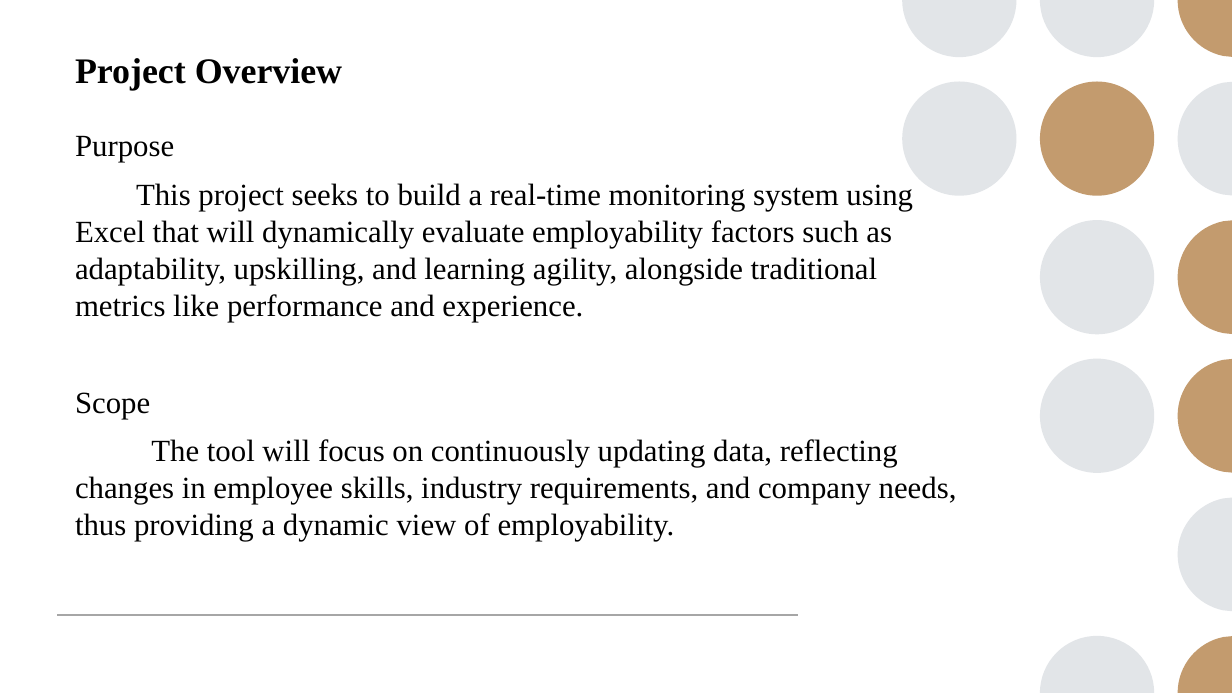
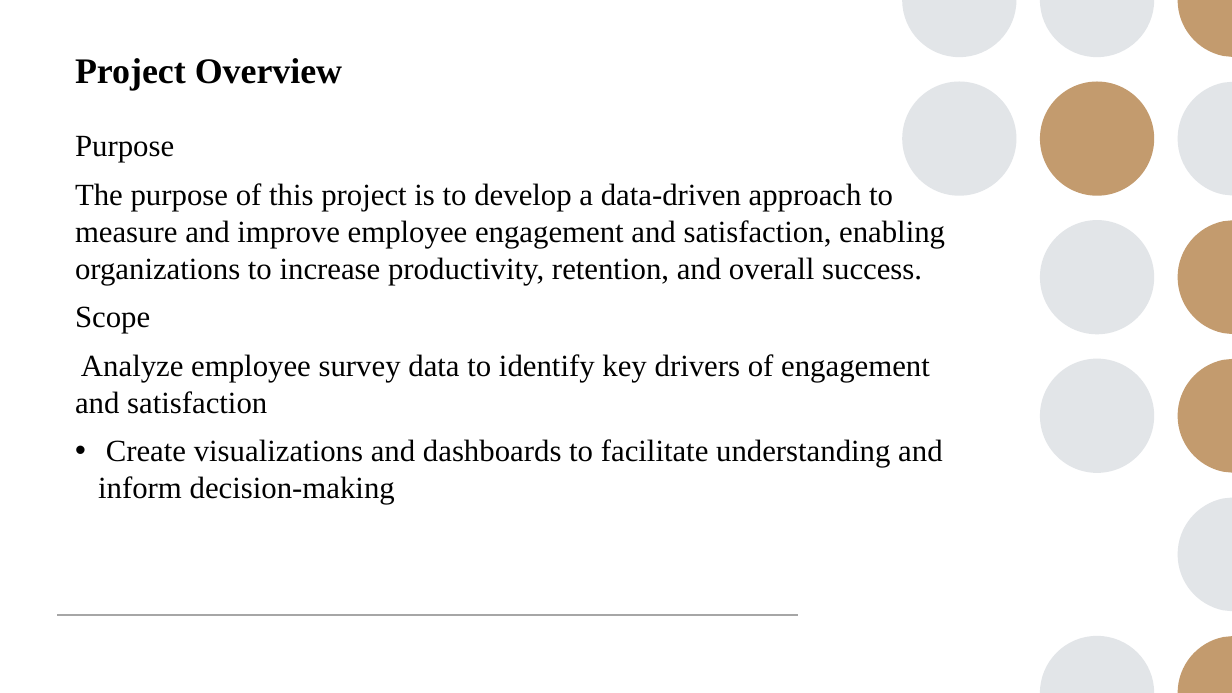
Before and after one commit to Saimeera785/TNSDC-DA-, a slide deck: slide 5 of sai meera ibm ppt.pptx. Drawn at 1232x693 pixels with LibreOffice and Linux fonts; fonts in the diff are those of the drawing. Boxes give left, top, right and bottom in pixels: in the first picture for what was removed or moved away, otherwise in the second. Text is boxed around its words. In the diff, an @@ line names an element or a change of style, - is before the commit and + after.

```diff
--- a/sai meera ibm ppt.pptx
+++ b/sai meera ibm ppt.pptx
@@ text at (75,183,945,285): text changed @@
-This project seeks to build a real-time monitoring system using Excel that will dynamically evaluate employability factors such as adaptability, upskilling, and learning agility, alongside traditional metrics like performance and experience.
+The purpose of this project is to develop a data-driven approach to measure and improve employee engagement and satisfaction, enabling organizations to increase productivity, retention, and overall success.
@@ text at (75,354,942,504): text changed @@
-The tool will focus on continuously updating data, reflecting changes in employee skills, industry requirements, and company needs, thus providing a dynamic view of employability.
+• Analyze employee survey data to identify key drivers of engagement and satisfaction
+  Create visualizations and dashboards to facilitate understanding and inform decision-making
```
Also in this commit, not shown: 7 other slides changed, 2 slides added, 2 slides removed, 1 other file.
